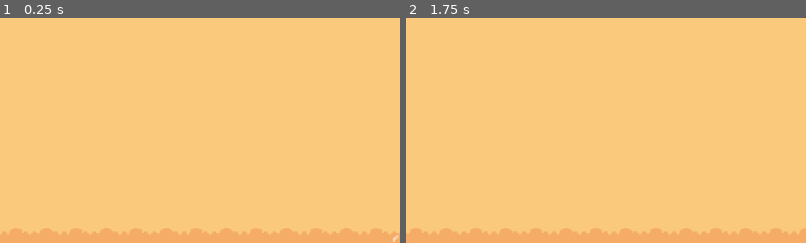
Above: before the commit, frames 1-2 (left to right).
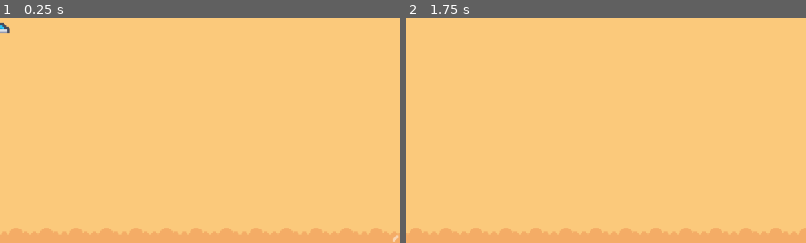
Above: after the commit, the same moments.

Repository: Royerino/Hooked-Up
Game: Godot game, scene res://levels/level_template.tscn
Two runs of this game, one before a commit and one after it. Both use one fixed random seed, a clock stepped at 60 frames per second and the inputs below.
Inputs (mouse positions are % of the whole screen's width and height, from its top left):
- Up to frame 1 (0.25 s): no input
- Up to frame 2 (1.75 s): tap Enter at 0.5 s; move the mouse to (72, 45) at 0.52 s; hold Right (move_right) from 0.53 s (still down); click (72, 45) at 0.6 s; tap Space (jump) at 0.77, 1.52 s; move the mouse to (30, 55) at 1.27 s; click (30, 55) at 1.35 s
The pictures show only the part of the screen within x 0-50%, y 0-50%; the shares and areas given below are measured in that part.

The runs differ from the first frame. In frame 1, less than 0.1% of the frame differs, in the area x 0-3%, y 2-7%; in frame 2, nothing differs.

Commit message:
feat(jugador): añadir Sprite2D a Checkpoint y moverlo a directorio player

Diff:
--- a/levels/level_template.tscn
+++ b/levels/level_template.tscn
@@ -4,7 +4,7 @@
 [ext_resource type="Texture2D" uid="uid://dvimaalalhvlm" path="res://assets/tilesets/tilemap_packed.png" id="2_13k7l"]
 [ext_resource type="PackedScene" uid="uid://f7ejdknal12c" path="res://player/ganchez.tscn" id="2_skox6"]
 [ext_resource type="Texture2D" uid="uid://44150g0cm5bc" path="res://assets/tilesets/tilemap-backgrounds_packed.png" id="4_13k7l"]
-[ext_resource type="PackedScene" uid="uid://dh210asxriydr" path="res://checkpoint.tscn" id="5_8xmsw"]
+[ext_resource type="PackedScene" uid="uid://dh210asxriydr" path="res://player/checkpoint.tscn" id="5_8xmsw"]
 
 [sub_resource type="RectangleShape2D" id="RectangleShape2D_yytfi"]
 size = Vector2(1616, 362)
@@ -354,6 +354,14 @@
 tile_size = Vector2i(24, 24)
 sources/1 = SubResource("TileSetAtlasSource_13k7l")
 
+[sub_resource type="AtlasTexture" id="AtlasTexture_r6hke"]
+atlas = ExtResource("2_13k7l")
+region = Rect2(163, 136, 16, 8)
+
+[sub_resource type="AtlasTexture" id="AtlasTexture_tnhlw"]
+atlas = ExtResource("2_13k7l")
+region = Rect2(145, 136, 16, 8)
+
 [node name="Level" type="Node2D" unique_id=1165794422]
 script = ExtResource("1_vgt4e")
 
@@ -384,5 +392,7 @@
 [node name="Checkpoints" type="Node2D" parent="PlayZone" unique_id=2001044487]
 
 [node name="Checkpoint" parent="PlayZone/Checkpoints" unique_id=1358784807 instance=ExtResource("5_8xmsw")]
+texture_activated = SubResource("AtlasTexture_r6hke")
+texture_not_activated = SubResource("AtlasTexture_tnhlw")
 
 [connection signal="body_exited" from="PlayZone" to="." method="_on_play_zone_body_exited"]
--- a/checkpoint.gd
+++ b/player/checkpoint.gd
@@ -6,6 +6,14 @@
 var is_activated := false
 
 @onready var respawn_point: Marker2D = $RespawnPoint
+
+@export var texture_activated: Texture2D
+@export var texture_not_activated: Texture2D
+
+
+func _ready() -> void:
+	$Sprite2D.texture = texture_not_activated
+	$Sprite2D.global_position = $RespawnPoint.global_position
 
 
 func get_respawn_position() -> Vector2:
@@ -20,4 +28,5 @@
 		return
 
 	is_activated = true
+	$Sprite2D.texture = texture_activated
 	activated.emit(self)
--- a/checkpoint.tscn
+++ b/player/checkpoint.tscn
@@ -1,12 +1,17 @@
 [gd_scene format=3 uid="uid://dh210asxriydr"]
 
-[ext_resource type="Script" uid="uid://or8f4swqe300" path="res://checkpoint.gd" id="1_luqgl"]
+[ext_resource type="Script" uid="uid://or8f4swqe300" path="res://player/checkpoint.gd" id="1_m6rg0"]
+[ext_resource type="Texture2D" uid="uid://dvimaalalhvlm" path="res://assets/tilesets/tilemap_packed.png" id="2_e3lii"]
 
 [sub_resource type="RectangleShape2D" id="RectangleShape2D_yytfi"]
 size = Vector2(20, 18)
 
+[sub_resource type="AtlasTexture" id="AtlasTexture_yytfi"]
+atlas = ExtResource("2_e3lii")
+region = Rect2(145, 136, 16, 8)
+
 [node name="Checkpoint" type="Area2D" unique_id=1358784807]
-script = ExtResource("1_luqgl")
+script = ExtResource("1_m6rg0")
 
 [node name="CollisionShape2D" type="CollisionShape2D" parent="." unique_id=1968759443]
 shape = SubResource("RectangleShape2D_yytfi")
@@ -14,4 +19,8 @@
 [node name="RespawnPoint" type="Marker2D" parent="." unique_id=670291140]
 position = Vector2(0, 8)
 
+[node name="Sprite2D" type="Sprite2D" parent="." unique_id=1924276400]
+top_level = true
+texture = SubResource("AtlasTexture_yytfi")
+
 [connection signal="body_entered" from="." to="." method="_on_body_entered"]
Renamed: checkpoint.gd.uid -> player/checkpoint.gd.uid
